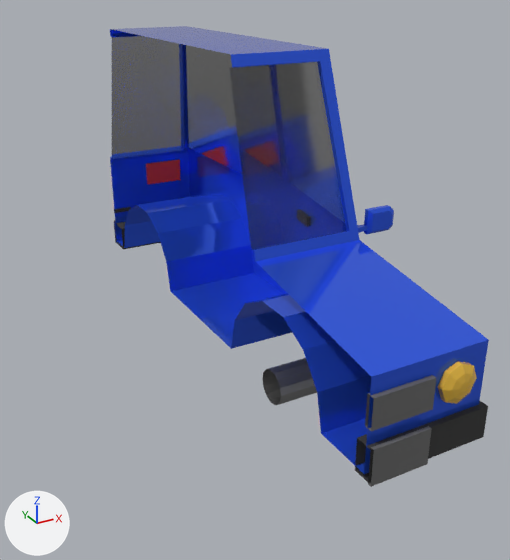
One commit to the glTF model src/assets/3D_Models/Vehicles/car_1.gltf: the scene before it, then after it.
Both versions are drawn from a 50 mm lens placed at (-1.97, -4.58, 1.46), pointed at (0.27, -0.5, -0.58). The lights are fixed; the arrows at lower left show +X, +Y and +Z. Where no turn or scale is listed for an object, it has been applied to the vertices. Vertices at the same position are counted once.
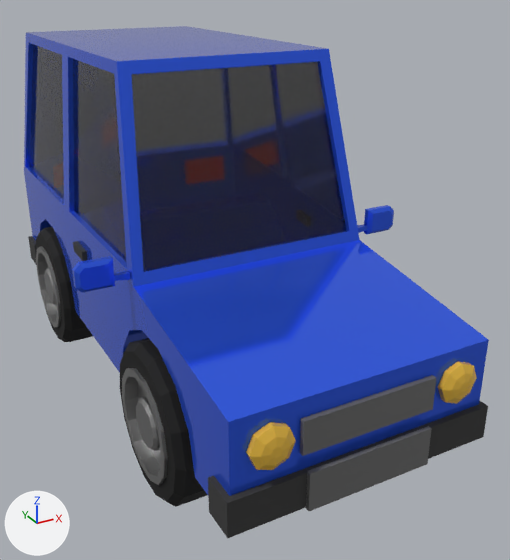
What changed in the scene script:
```text
Change me_plane:
    used by ob_plane; location = (0.0, 0.0, 0.0)
    remove me_plane.from_pydata(...)  # 252 vertices, 409 faces; spans x 0.0..1.11, y -2.27..1.9, z -1.04..1.0
    add me_plane.from_pydata(...)  # 445 vertices, 818 faces; spans x -1.11..1.11, y -2.27..1.9, z -1.04..1.0
    me_plane part 1: the loose piece of 53 vertices spanning x 0.8..1.11, y -0.97..-0.91, z -0.2..-0.03 is copied, and the copy is mirrored in x about the mesh origin; it spans x -1.11..-0.8, y -0.97..-0.91, z -0.2..-0.03
    me_plane part 2: a new loose piece, a box spanning x -0.831..-0.763, y -0.044..0.176, z -0.381..-0.312, in mat_bumber (black #363636)
    me_plane part 3: the loose piece of 32 vertices spanning x 0.46..0.71, y -2.27..-2.18, z -0.72..-0.47 is copied, and the copy is mirrored in x about the mesh origin; it spans x -0.71..-0.46, y -2.27..-2.18, z -0.72..-0.47
    me_plane part 4: 92 vertices added at x -0.83..-0.16, y -2.26..1.9, z -1.04..1.0
Change me_cylinder:
    used by ob_cylinder; location = (0.0, 0.0, -1.466)
    remove me_cylinder.from_pydata(...)  # 182 vertices, 348 faces; spans x 0.0..0.88, y -1.713..-0.714, z -0.021..0.952
    add me_cylinder.from_pydata(...)  # 700 vertices, 1392 faces; spans x -0.88..0.88, y -1.713..1.548, z -0.021..0.952
    me_cylinder part 5: a new loose piece of 350 vertices spanning x -0.88..0.88, y 0.549..1.548, z -0.021..0.952
    me_cylinder part 6
    98 vertices are added at x -0.88..-0.565, y -1.713..-0.714, z -0.021..0.952
    14 new vertices lie (-0.565, 0.0, 0.0) away from vertices in x 0.0, y -1.334..-1.094, z 0.349..0.583
    14 new vertices lie (0.209, 0.0, 0.0) away from vertices in x -0.817, y -1.713..-0.714, z -0.021..0.952
    14 new vertices lie (0.084, 0.0, 0.0) away from vertices in x -0.88, y -1.517..-0.91, z 0.17..0.761
    14 new vertices lie (0.05, 0.0, 0.0) away from vertices in x -0.846, y -1.375..-1.053, z 0.308..0.623
    14 new vertices lie (0.019, 0.0, 0.0) away from vertices in x -0.88, y -1.565..-0.863, z 0.123..0.808
    140 new faces join them, mat_tires (black #000000)
    208 new faces join them, mat_hub_cap (grey #a3a3a3)
```

Where the change shows, as pixel boxes (x1, y1, x2, y2) in the pictures (510 x 560 px):
'Plane', reshaped (23% wider, 11% taller): before (110, 26, 489, 487); after (24, 26, 489, 538)
'Cylinder', reshaped: before (262, 358, 317, 405); after (35, 227, 207, 507)
part 1 of me_plane, added: after (72, 256, 130, 293)
part 2 of me_plane, added: after (73, 241, 87, 261)
part 3 of me_plane, added: after (246, 422, 296, 470)
part 4 of me_plane, added: after (24, 29, 374, 538)
part 5 of me_cylinder, added: after (35, 227, 93, 342)
part 6 of me_cylinder, added: after (120, 338, 207, 507)
